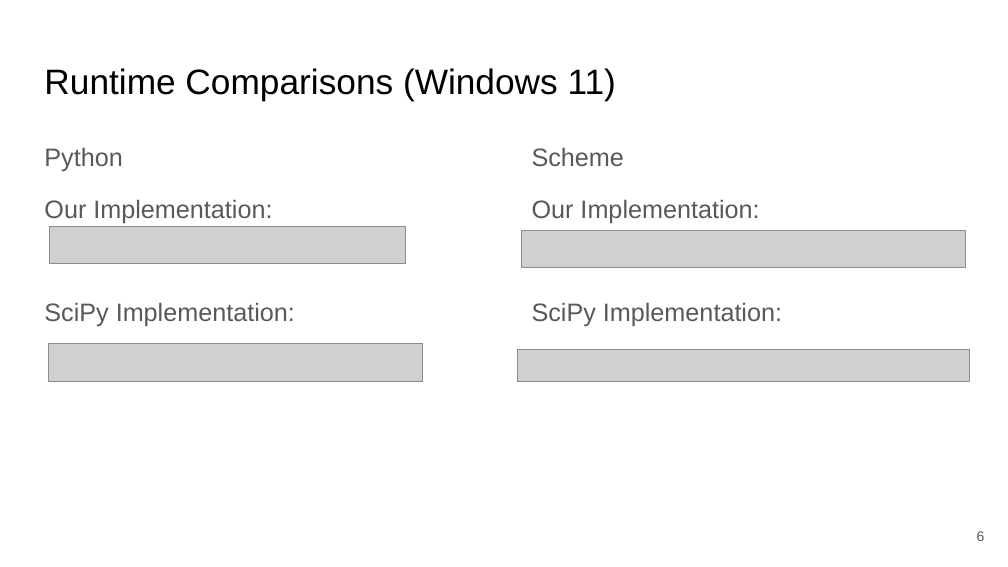
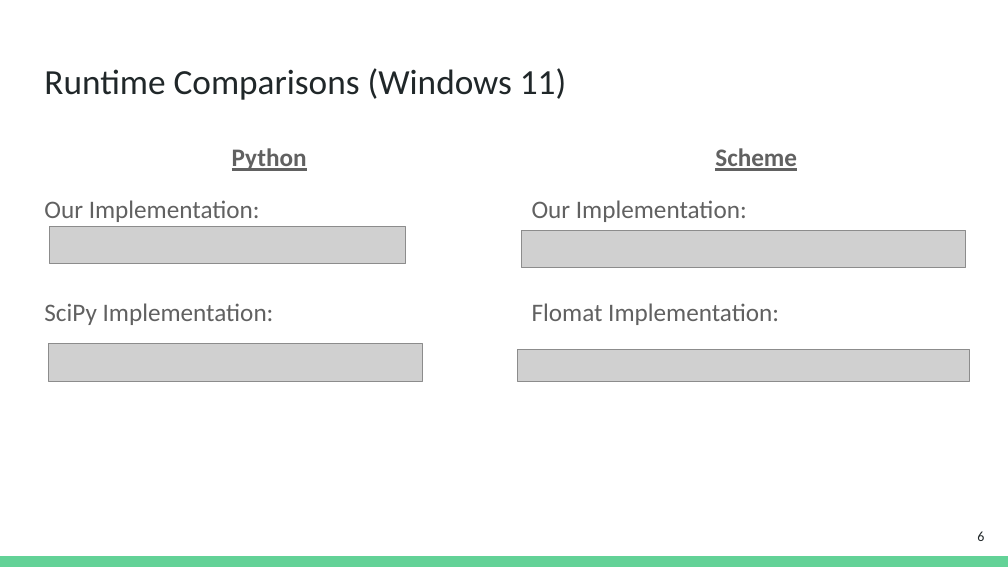
Before and after one commit to ShlomiFridman/PL2025_Project, a slide deck: slide 6 of Project_5/Matrix Exponent.pptx. Drawn at 1008x567 pixels with LibreOffice and Linux fonts; fonts in the diff are those of the drawing; grey boxes stand for pictures. Boxes give left, top, right and bottom in pixels: in the first picture for what was removed or moved away, otherwise in the second. Text is boxed around its words. In the diff, an @@ line names an element or a change of style, - is before the commit and + after.

```diff
--- a/Project_5/Matrix Exponent.pptx
+++ b/Project_5/Matrix Exponent.pptx
@@ title "Runtime Comparisons (Windows 11)" at (44, 68, 566, 100): font Arial to Calibri, text colour #000000 to #202729 @@
@@ text "Python" at (44, 148, 307, 325): font Arial to Calibri, text colour #595959 to #616161; bold on, underline on in "Python"; alignment left to centre @@
@@ text at (532, 148, 797, 222): font Arial to Calibri, text colour #595959 to #616161 in "Scheme", "Our Implementation:"; bold on, underline on in "Scheme"; alignment left to centre @@
@@ text at (532, 303, 779, 325): text changed; font Arial to Calibri; text colour #595959 to #616161 @@
-SciPy Implementation:
+Flomat Implementation:
@@ page number at (977, 531, 984, 541): font Arial to Calibri, text colour #595959 to #202729 @@
@@ rectangle added at (0, 556, 1008, 567), fill #63D297 @@
```
Also in this commit, not shown: 5 other slides changed.
